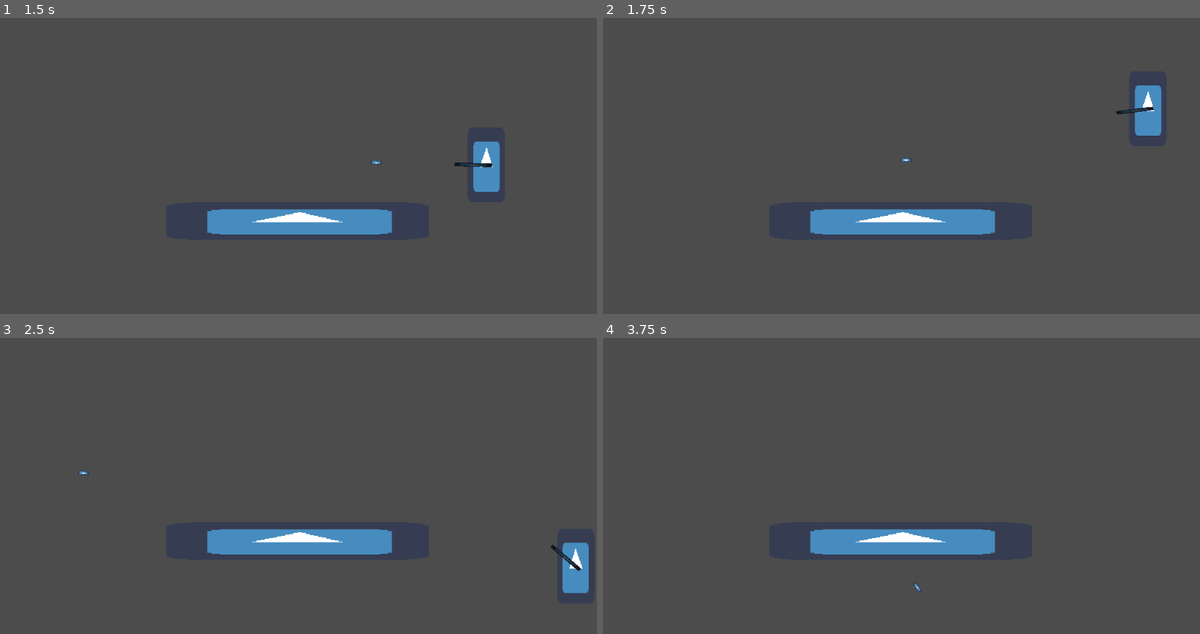
Above: before the commit, frames 1-4 (two rows, left to right).
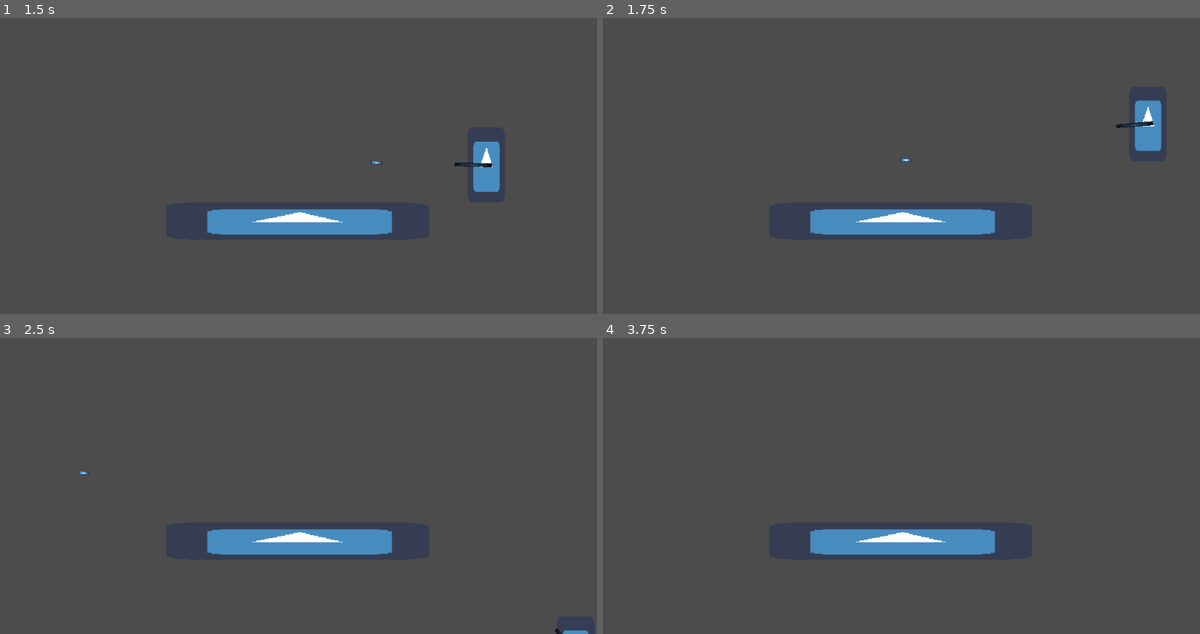
Above: after the commit, the same moments.

Repository: yzn-h/Smubble
Game: Godot game, scene res://Main.tscn
The game is run twice, just before and just after one commit, with the same random seed, the same clock (stepped at 60 frames per second) and the same inputs. The engine's default icon, where the game draws it, is replaced by a stand-in: a white triangle on a blue panel in a dark square.
Inputs (mouse positions are in pixels of both pictures, inside the frame that each line leads up to):
- Up to frame 1 (1.5 s): move the mouse to (429, 121) at 0.52 s; hold Space (jump) 0.53-1.28 s; hold D (move_right) from 0.53 s (still down); move the mouse to (179, 157) at 1.27 s; click (179, 157) at 1.35 s
- Up to frame 2 (1.75 s): keep holding D (move_right); tap Space (jump) at 1.52, 1.55 s
- Up to frame 3 (2.5 s): tap Space (jump) at 1.82 s; move the mouse to (358, 382) at 2.02 s; release D (move_right) at 2.03 s; hold A (move_left) from 2.03 s (still down); hold Space (jump) from 2.03 s (still down)
- Up to frame 4 (3.75 s): move the mouse to (871, 527) at 2.77 s; release A (move_left) at 2.78 s; release Space (jump) at 2.78 s; hold D (move_right) from 2.78 s (still down); click (871, 527) at 2.85 s; tap Space (jump) at 3.02, 3.05, 3.32 s; tap Enter at 3.5 s; move the mouse to (1080, 512) at 3.52 s; hold Space (jump) from 3.53 s (still down)

Frame 1 is identical in both runs. In frame 2, 0.7% of the frame differs, in the area x 85-94%, y 22-46%; in frame 3, 0.8%, in the area x 92-99%, y 69-100%; in frame 4, less than 0.1%.

Commit message:
add_variable_jump

Diff:
--- a/Player/Player.gd
+++ b/Player/Player.gd
@@ -7,6 +7,7 @@
 onready var body = $body
 onready var coyoty_timer = $CoyoteTimer
 onready var jump_buffer_timer = $JumpBuffer
+onready var variable_jump_buffer = $VariableJumpBuffer
 onready var end_of_gun = $Weapon/EndOfGun
 onready var gun_direction = $Weapon/GunDirection
 onready var weapon = $Weapon
@@ -60,6 +61,9 @@
 	if is_on_floor() and !jump_buffer_timer.is_stopped():
 		jump_buffer_timer.stop()
 		jump()
+		variable_jump_buffer.start()
+	if !variable_jump_buffer.is_stopped() and !Input.is_action_pressed("jump"):
+		variable_jump()
 
 
 func _get_input():
@@ -80,6 +84,8 @@
 			jump()
 		else:
 			jump_buffer_timer.start()
+	if event.is_action_released("jump"):
+		variable_jump()
 	if event.is_action_pressed("shoot"):
 		shoot()
 
@@ -94,3 +100,8 @@
 func jump():
 	velocity.y = max_jump_velocity
 	is_jumping = true
+
+
+func variable_jump():
+	if velocity.y < min_jump_velocity:
+		velocity.y = min_jump_velocity
--- a/Player/Player.tscn
+++ b/Player/Player.tscn
@@ -25,6 +25,8 @@
 
 [node name="JumpBuffer" type="Timer" parent="."]
 
+[node name="VariableJumpBuffer" type="Timer" parent="."]
+
 [node name="Weapon" type="Node2D" parent="."]
 script = ExtResource( 4 )
 __meta__ = {
